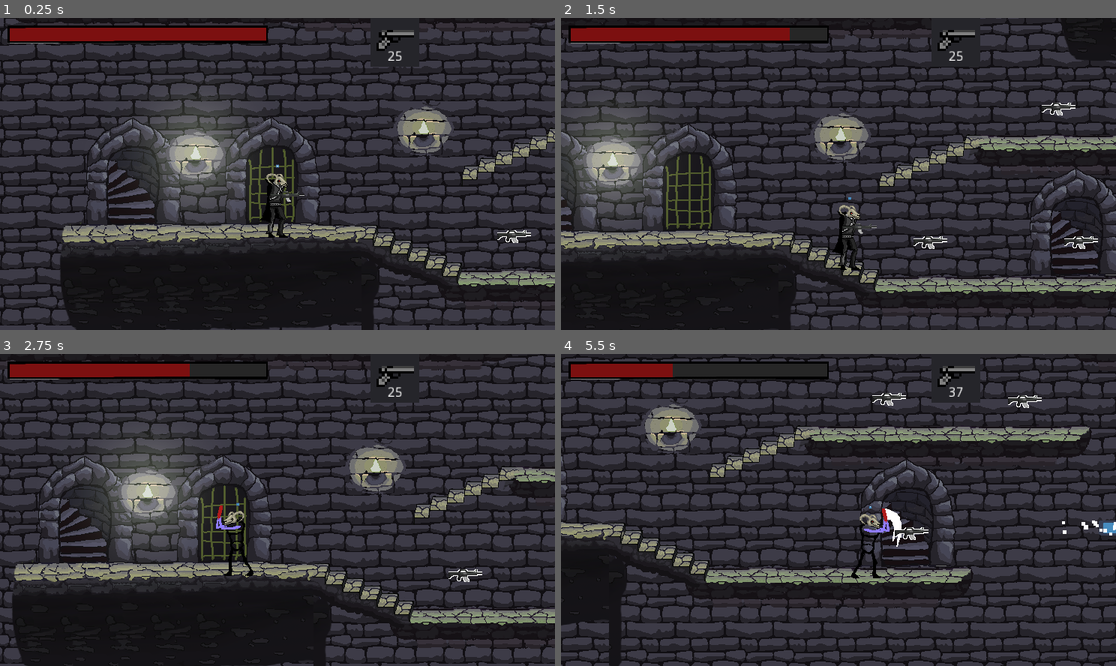
Above: before the commit, frames 1-4 (two rows, left to right).
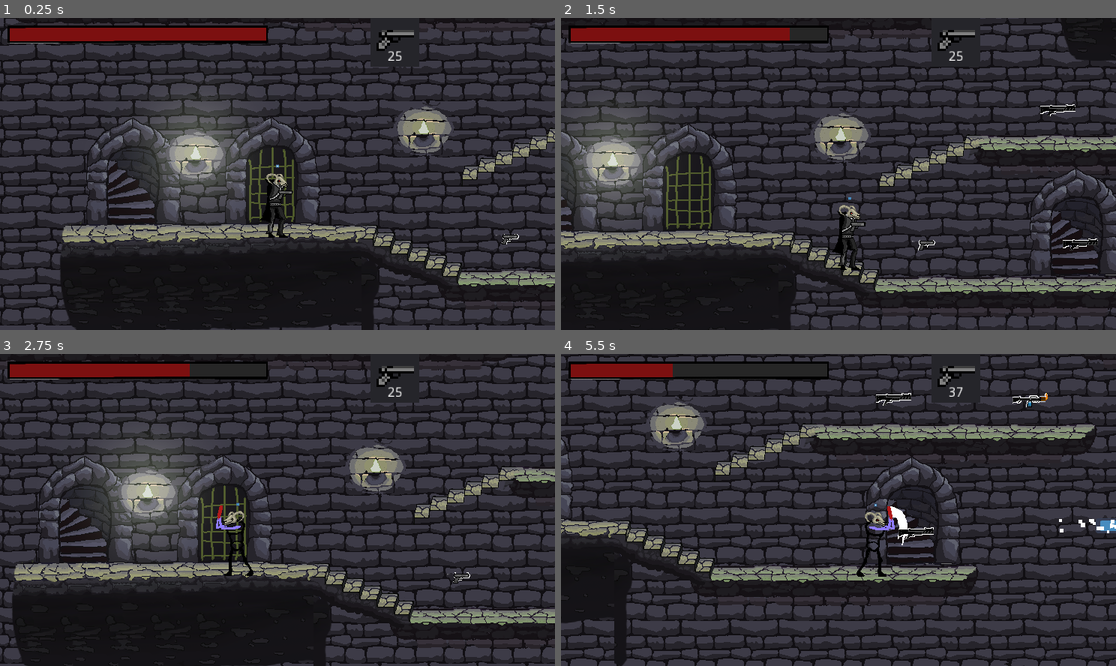
Above: after the commit, the same moments.

Repository: IgorBayerl/godot-game-liliths-crusade
Game: Godot game, scene res://src/Scenes/Main.tscn
Same seed, same stepped clock (60 frames per second), same inputs: the game is played once before the commit and once after it. The engine's default icon, where the game draws it, is replaced by a stand-in: a white triangle on a blue panel in a dark square.
Inputs (mouse positions are in pixels of both pictures, inside the frame that each line leads up to):
- Up to frame 1 (0.25 s): no input
- Up to frame 2 (1.5 s): move the mouse to (960, 158) at 0.52 s; hold Right (move_RIGHT) 0.53-1.25 s; tap X (interact) at 0.6 s; click (960, 158) at 0.67 s; tap Space (jump) at 0.77 s; drag from (727, 189) to (894, 239) at 1.27 s
- Up to frame 3 (2.75 s): move the mouse to (333, 441) at 2.02 s; hold Left (move_LEFT) from 2.03 s (still down); tap 2 (Gun_2) at 2.1 s; tap X (interact) at 2.3 s
- Up to frame 4 (5.5 s): release Left (move_LEFT) at 2.75 s; drag from (810, 572) to (672, 463) at 2.77 s; move the mouse to (1005, 556) at 3.52 s; hold Right (move_RIGHT) 3.53-4.25 s; tap Z (hability) at 3.6 s; tap Space (jump) at 3.77 s; tap X (interact) at 3.8, 5.3 s; drag from (672, 463) to (877, 531) at 4.27 s; move the mouse to (866, 510) at 5.02 s; hold Right (move_RIGHT) from 5.03 s (still down); hold C (shoot) from 5.03 s (still down); click (866, 510) at 5.17 s

The runs differ from the first frame. In frame 1, 0.2% of the frame differs, in the area x 48-96%, y 55-73%; in frame 2, 0.5%; in frame 3, 0.1%; in frame 4, 35%, in the area x 0-100%, y 0-100%.

Commit message:
armas sprites

Diff:
--- a/src/Actors/Arma.tscn
+++ b/src/Actors/Arma.tscn
@@ -1,8 +1,11 @@
-[gd_scene load_steps=7 format=2]
+[gd_scene load_steps=13 format=2]
 
 [ext_resource path="res://src/Assets/Sprites/gun.png" type="Texture" id=1]
 [ext_resource path="res://src/Scripts/ArmaColetavel.gd" type="Script" id=2]
 [ext_resource path="res://src/Assets/Audios/Effects/gunSlide.wav" type="AudioStream" id=3]
+[ext_resource path="res://src/Sprites/armas/Rifle.png" type="Texture" id=4]
+[ext_resource path="res://src/Sprites/armas/pistola.png" type="Texture" id=5]
+[ext_resource path="res://src/Sprites/armas/Chamas.png" type="Texture" id=6]
 
 [sub_resource type="RectangleShape2D" id=1]
 extents = Vector2( 25.6148, 10.31 )
@@ -40,6 +43,47 @@
 shader_param/width = 1.0
 shader_param/outline_color = Color( 1, 1, 1, 1 )
 
+[sub_resource type="Shader" id=4]
+code = "shader_type canvas_item;
+render_mode unshaded;
+
+uniform float width : hint_range(0.0, 16.0);
+uniform vec4 outline_color : hint_color;
+
+void fragment()
+{
+    vec2 size = vec2(width) / vec2(textureSize(TEXTURE, 0));
+
+    vec4 sprite_color = texture(TEXTURE, UV);
+
+    float alpha = sprite_color.a;
+    alpha += texture(TEXTURE, UV + vec2(0.0, -size.y)).a;
+    alpha += texture(TEXTURE, UV + vec2(size.x, -size.y)).a;
+    alpha += texture(TEXTURE, UV + vec2(size.x, 0.0)).a;
+    alpha += texture(TEXTURE, UV + vec2(size.x, size.y)).a;
+    alpha += texture(TEXTURE, UV + vec2(0.0, size.y)).a;
+    alpha += texture(TEXTURE, UV + vec2(-size.x, size.y)).a;
+    alpha += texture(TEXTURE, UV + vec2(-size.x, 0.0)).a;
+    alpha += texture(TEXTURE, UV + vec2(-size.x, -size.y)).a;
+
+    vec3 final_color = mix(outline_color.rgb, sprite_color.rgb, sprite_color.a);
+    COLOR = vec4(final_color, clamp(alpha, 0.0, 1.0));
+}"
+custom_defines = ""
+
+[sub_resource type="ShaderMaterial" id=5]
+shader = SubResource( 4 )
+shader_param/width = 0.552
+shader_param/outline_color = Color( 1, 1, 1, 1 )
+
+[sub_resource type="SpriteFrames" id=6]
+animations = [ {
+"frames": [ ExtResource( 5 ), ExtResource( 4 ), ExtResource( 6 ) ],
+"loop": true,
+"name": "default",
+"speed": 5.0
+} ]
+
 [node name="Arma" type="Area2D" groups=[
 "Guns",
 ]]
@@ -49,8 +93,16 @@
 shape = SubResource( 1 )
 
 [node name="Sprite" type="Sprite" parent="."]
+visible = false
 material = SubResource( 3 )
 texture = ExtResource( 1 )
+
+[node name="AnimatedSprite" type="AnimatedSprite" parent="."]
+material = SubResource( 5 )
+position = Vector2( -0.780418, -0.148651 )
+scale = Vector2( 1.0446, 1.0446 )
+frames = SubResource( 6 )
+frame = 2
 
 [node name="Tween" type="Tween" parent="."]
 repeat = true
--- a/src/Actors/Player.tscn
+++ b/src/Actors/Player.tscn
@@ -1,12 +1,15 @@
-[gd_scene load_steps=16 format=2]
+[gd_scene load_steps=20 format=2]
 
 [ext_resource path="res://src/Scripts/Player.gd" type="Script" id=1]
 [ext_resource path="res://icon.png" type="Texture" id=2]
 [ext_resource path="res://src/Scripts/Mira.gd" type="Script" id=3]
+[ext_resource path="res://src/Sprites/armas/Rifle.png" type="Texture" id=4]
 [ext_resource path="res://src/Assets/Audios/Effects/SHOOT.wav" type="AudioStream" id=5]
 [ext_resource path="res://src/Assets/Audios/Effects/DASH.wav" type="AudioStream" id=6]
 [ext_resource path="res://src/Actors/Camera2D.tscn" type="PackedScene" id=7]
 [ext_resource path="res://src/Assets/Sprites/PLAYER/HEAD.png" type="Texture" id=8]
+[ext_resource path="res://src/Sprites/armas/pistola.png" type="Texture" id=9]
+[ext_resource path="res://src/Sprites/armas/Chamas.png" type="Texture" id=10]
 [ext_resource path="res://src/Assets/Sprites/gun.png" type="Texture" id=15]
 [ext_resource path="res://src/Assets/Sprites/PLAYER/SpriteSheet.png" type="Texture" id=17]
 
@@ -129,6 +132,14 @@
 "update": 1,
 "values": [ true, true ]
 }
+
+[sub_resource type="SpriteFrames" id=7]
+animations = [ {
+"frames": [ ExtResource( 9 ), ExtResource( 4 ), ExtResource( 10 ) ],
+"loop": false,
+"name": "Guns",
+"speed": 0.0
+} ]
 
 [node name="Player" type="KinematicBody2D"]
 scale = Vector2( 0.64, 0.64 )
@@ -157,7 +168,7 @@
 [node name="SwordHit" type="Area2D" parent="SPRITES/body2"]
 
 [node name="CollisionShape2D" type="CollisionShape2D" parent="SPRITES/body2/SwordHit"]
-position = Vector2( 33.8272, -4.30529 )
+position = Vector2( 33.981, -4.45905 )
 shape = SubResource( 6 )
 disabled = true
 
@@ -180,17 +191,25 @@
 [node name="Arma" type="Node2D" parent="Mira"]
 
 [node name="Sprite" type="Sprite" parent="Mira/Arma"]
+visible = false
 position = Vector2( 26.9135, 4.0145 )
 scale = Vector2( 1.9685, 1.58638 )
 texture = ExtResource( 15 )
 
+[node name="GunSprite" type="AnimatedSprite" parent="Mira/Arma"]
+position = Vector2( 29.5014, -8.72817 )
+scale = Vector2( 1.99719, 1.99719 )
+frames = SubResource( 7 )
+animation = "Guns"
+frame = 1
+
 [node name="SoundEffects" type="Node" parent="Mira"]
 
 [node name="Shoot" type="AudioStreamPlayer" parent="Mira/SoundEffects"]
 stream = ExtResource( 5 )
 
 [node name="shooterPoint" type="Position2D" parent="Mira"]
-position = Vector2( 91.3385, -1.18113 )
+position = Vector2( 70.2447, -1.37644 )
 
 [node name="Camera2D" parent="." instance=ExtResource( 7 )]
 position = Vector2( 5.21424, 7.7881 )
--- a/src/Scripts/ArmaColetavel.gd
+++ b/src/Scripts/ArmaColetavel.gd
@@ -13,6 +13,7 @@
 		_picked()
 
 func _ready() -> void:
+	$AnimatedSprite.set_frame(type-1)
 	_sobe()
 
 
--- a/src/Scripts/Health Bar.gd
+++ b/src/Scripts/Health Bar.gd
@@ -18,7 +18,6 @@
 
 func _process(delta: float) -> void:
 	if Input.is_action_just_pressed("interact"):
-		print("alooooo")
 		health = health - 15
 		_on_health_updated(health,0)
 
--- a/src/Scripts/MainController.gd
+++ b/src/Scripts/MainController.gd
@@ -80,7 +80,7 @@
 	selected_gun = gun
 	$CanvasLayer/Control/Guns_bar.selectGun(gun)
 	var gun_selected = player_GUNS_information[gun]
-	$Player/Mira/Arma/Sprite.visible = true
+	$Player/Mira/Arma/GunSprite.set_frame(gun-1)
 	$Player/Mira.random_rate = gun_selected.random_rate
 	$Player/Mira.bullet_speed = gun_selected.bullet_speed
 	$Player/Mira.automatica = gun_selected.automatica
@@ -90,4 +90,3 @@
 func atirando():
 	player_GUNS_information[selected_gun].ammo -= 1
 	$CanvasLayer/Control/Guns_bar.setAmmo(selected_gun, player_GUNS_information[selected_gun].ammo)
-	print('TEI !')
--- a/src/Scripts/Player.gd
+++ b/src/Scripts/Player.gd
@@ -19,10 +19,7 @@
 func _physics_process(delta: float) -> void:
 	_direction_move(delta)
 	animations_set()
-	if Input.is_action_just_pressed("interact"):
-		$Camera2D.shake = true
-		yield(get_tree().create_timer(0.2), "timeout")
-		$Camera2D.shake = false
+
 
 
 func _direction_move(delta):
@@ -159,4 +156,7 @@
 
 func _on_SwordHit_area_entered(area: Area2D) -> void:
 	if area.is_in_group("hurtbox"):
+		$Camera2D.shake = true
 		area.get_parent().take_damage()
+		yield(get_tree().create_timer(0.2), "timeout")
+		$Camera2D.shake = false
Not shown, added: src/Sprites/armas/Chamas.png.import
Not shown, added: src/Sprites/armas/Rifle.png.import
Not shown, added: src/Sprites/armas/pistola.png.import
